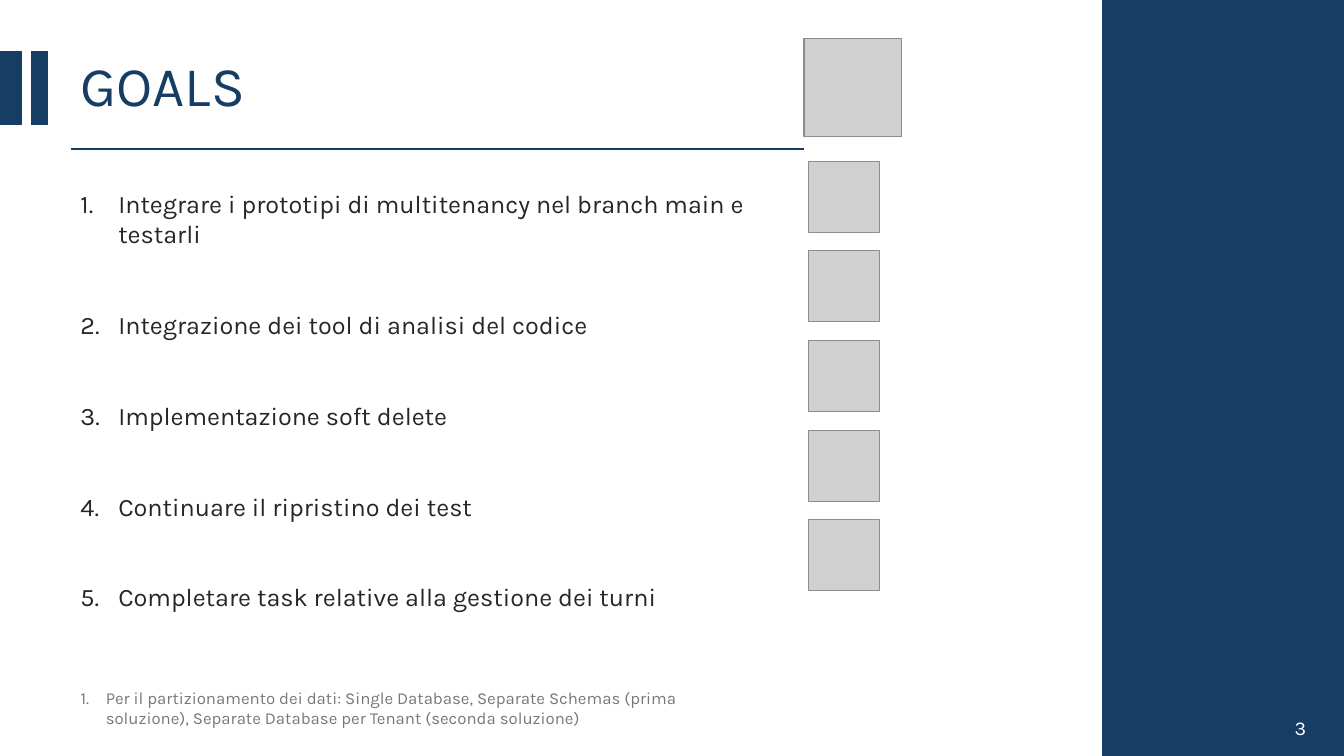
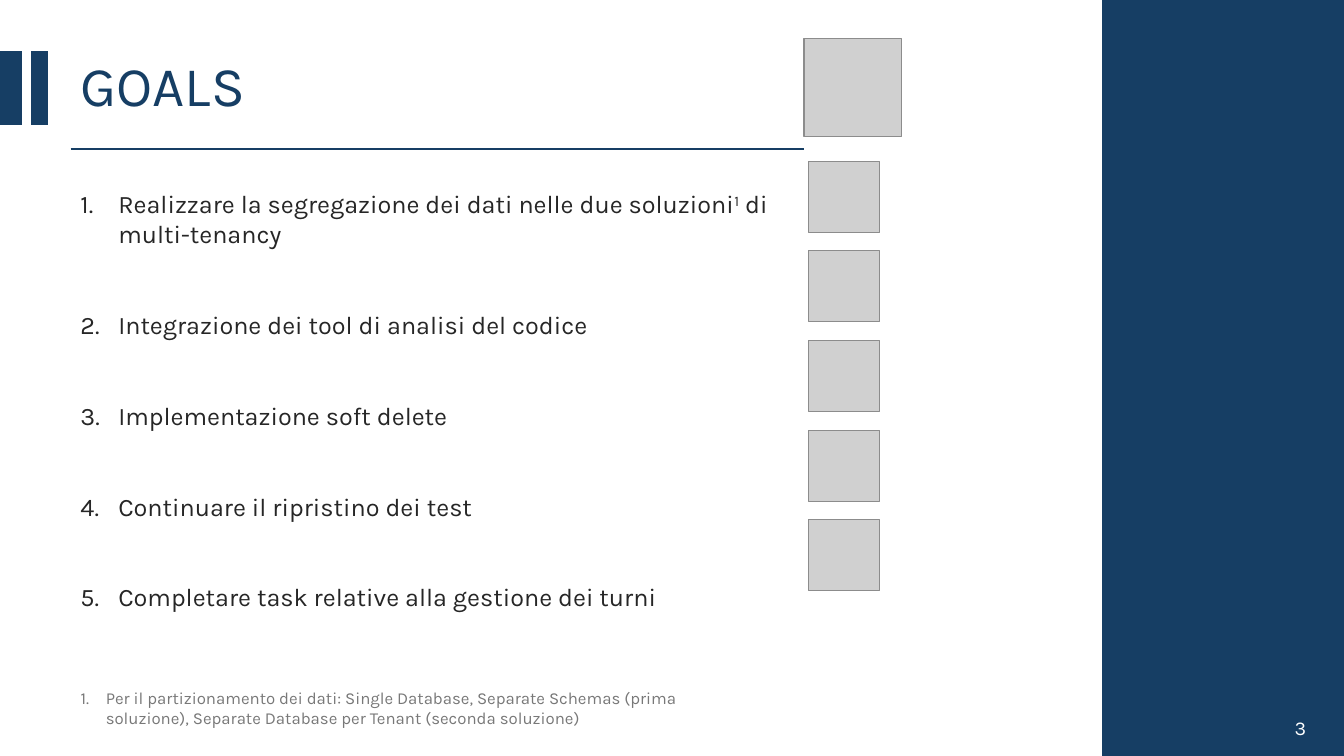
Before and after one commit to CSW-Teams/MS3-docs, a slide deck: slide 3 of ShiftsHappen/Sprint 3/CSW Sprint 3.pptx. Drawn at 1344x756 pixels with LibreOffice and Linux fonts; fonts in the diff are those of the drawing; grey boxes stand for pictures. Boxes give left, top, right and bottom in pixels: in the first picture for what was removed or moved away, otherwise in the second. Text is boxed around its words. In the diff, an @@ line names an element or a change of style, - is before the commit and + after.

Commit message:
Updated Agenda and Goals

```diff
--- a/ShiftsHappen/Sprint 3/CSW Sprint 3.pptx
+++ b/ShiftsHappen/Sprint 3/CSW Sprint 3.pptx
@@ text at [118, 195, 767, 249]: text changed @@
-1. Integrare i prototipi di multitenancy nel branch main e testarli
+1. Realizzare la segregazione dei dati nelle due soluzioni1 di multi-tenancy
```
Also in this commit, not shown: 2 other slides changed.
